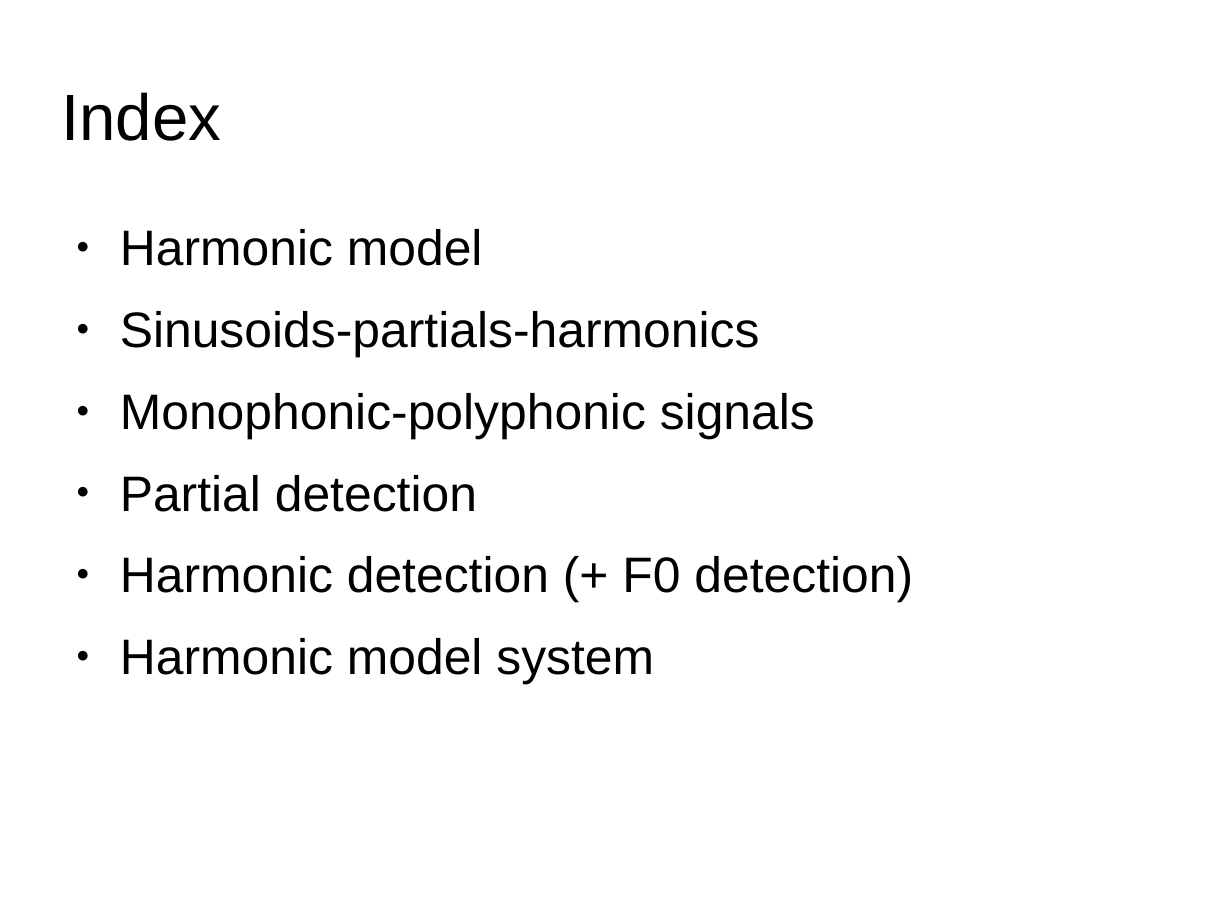
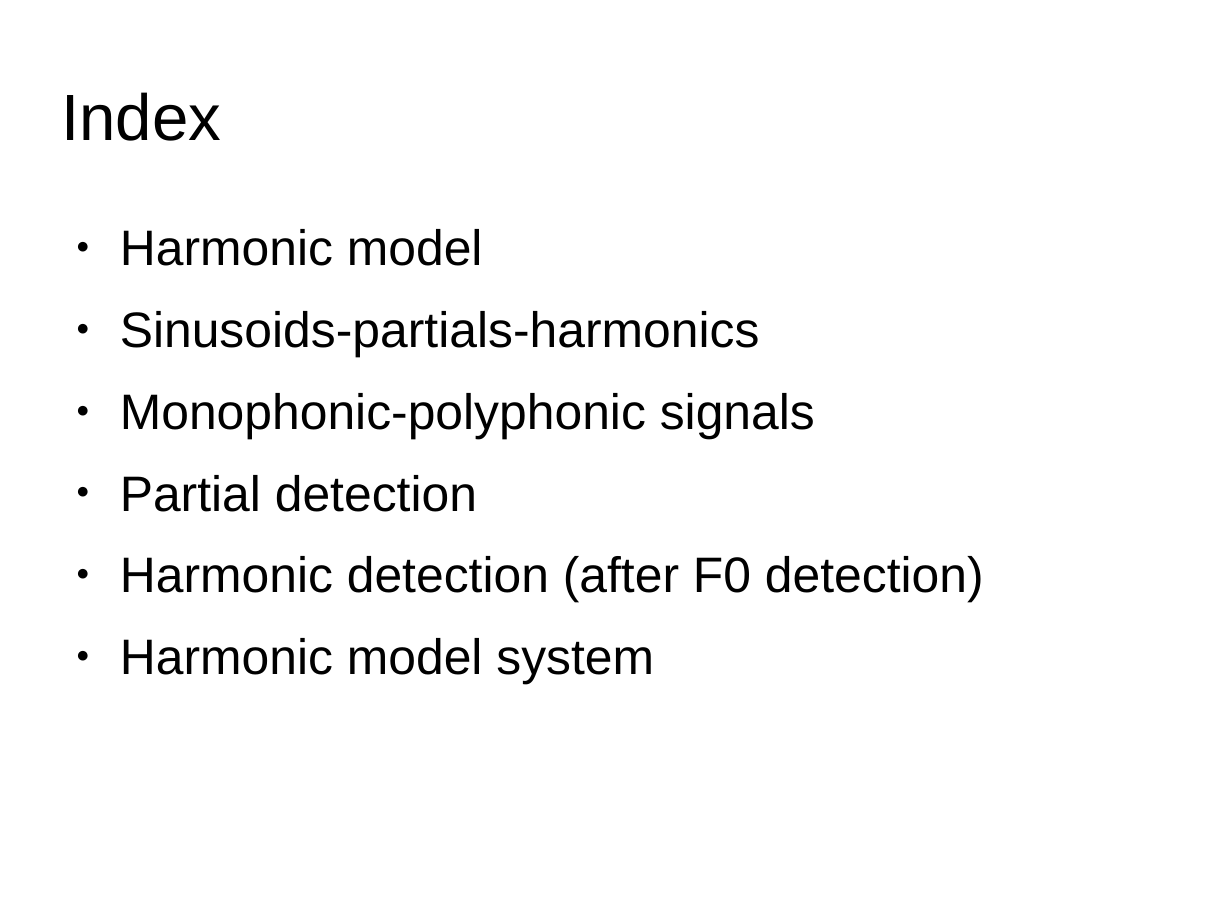
Before and after one commit to MTG/sms-tools, a slide deck: slide 2 of lectures/6-Harmonic-model/Harmonic-model.odp. Drawn at 1232x924 pixels with LibreOffice and Linux fonts; fonts in the diff are those of the drawing. Boxes give left, top, right and bottom in pixels: in the first picture for what was removed or moved away, otherwise in the second. Text is boxed around its words. In the diff, an @@ line names an element or a change of style, - is before the commit and + after.

Commit message:
changes to harmonic model lecture

```diff
--- a/lectures/6-Harmonic-model/Harmonic-model.odp
+++ b/lectures/6-Harmonic-model/Harmonic-model.odp
@@ text at <box>120,556,984,603</box>: text changed @@
-● Harmonic detection (+ F0 detection)
+● Harmonic detection (after F0 detection)
```
Also in this commit, not shown: 1 other slide changed, 1 slide added, 23 other files.
